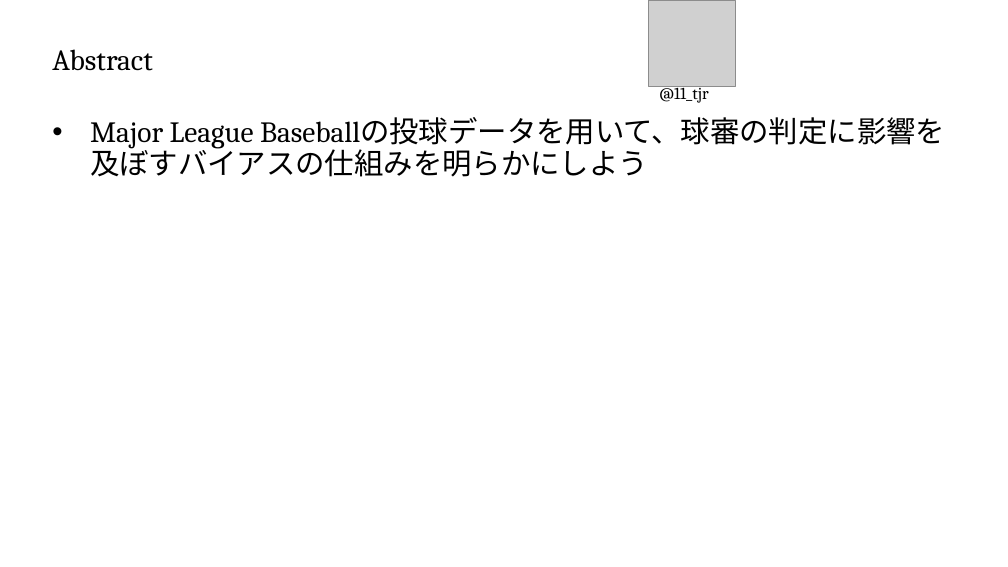
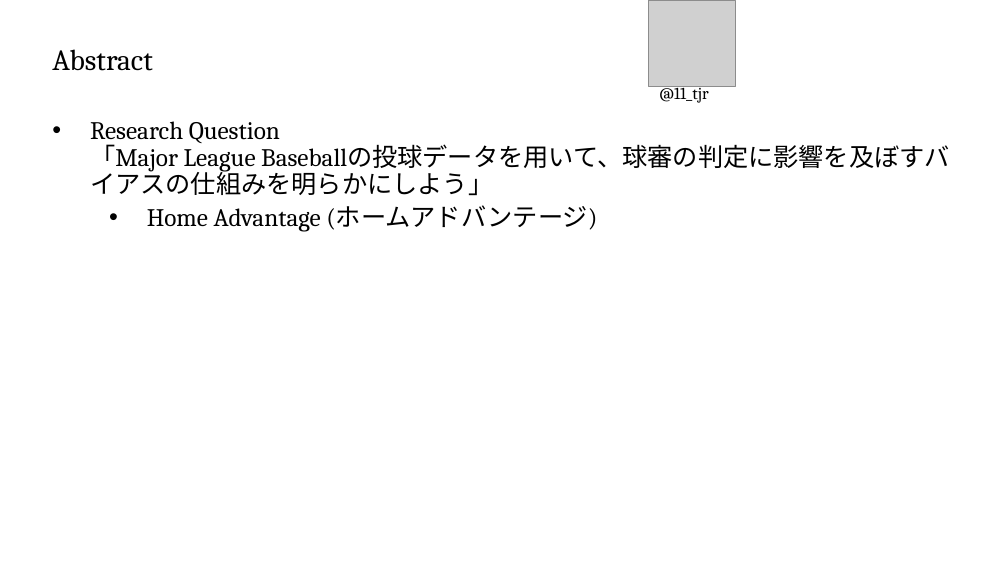
Before and after one commit to T-Reio/ballgame_analysis, a slide deck: slide 3 of slides/spoana13.pptx. Drawn at 1008x567 pixels with LibreOffice and Linux fonts; fonts in the diff are those of the drawing; grey boxes stand for pictures; background and template pictures are left out. Boxes give left, top, right and bottom in pixels: in the first picture for what was removed or moved away, otherwise in the second. Text is boxed around its words. In the diff, an @@ line names an element or a change of style, - is before the commit and + after.

```diff
--- a/slides/spoana13.pptx
+++ b/slides/spoana13.pptx
@@ text at (x1=90, y1=121, x2=950, y2=232): text changed; size 28 to 24 pt @@
-• Major League Baseballの投球データを用いて、球審の判定に影響を及ぼすバイアスの仕組みを明らかにしよう
+• Research Question
+  「Major League Baseballの投球データを用いて、球審の判定に影響を及ぼすバイアスの仕組みを明らかにしよう」
+  • Home Advantage (ホームアドバンテージ)
```
Also in this commit, not shown: 6 other slides changed, 1 slide added.
